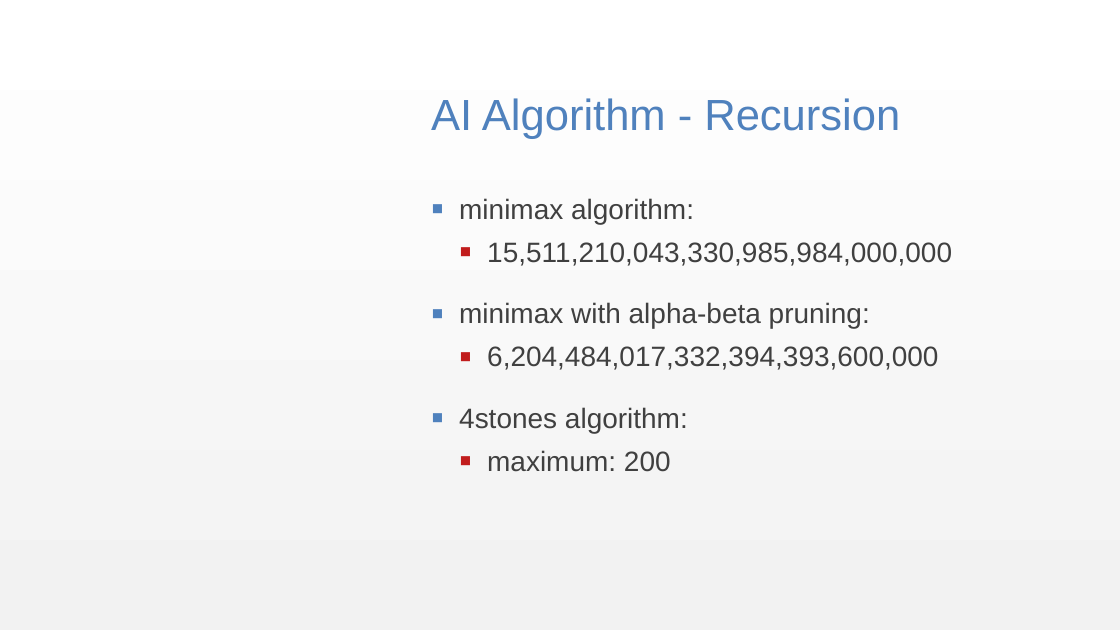
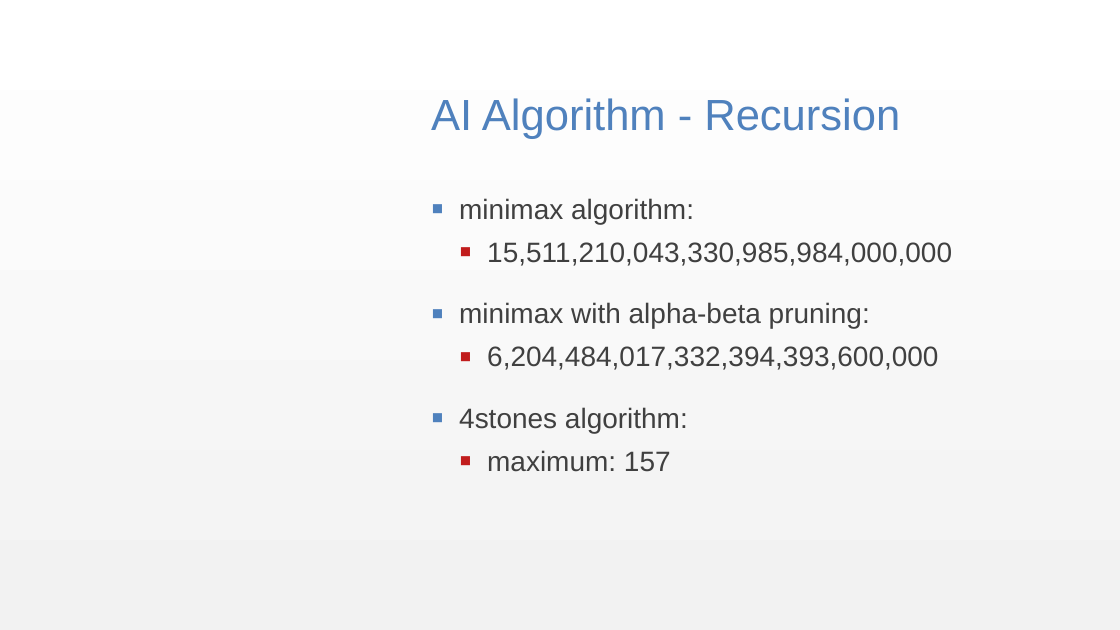
Before and after one commit to aarondancer/4Stones, a slide deck: slide 10 of Documents/4stones Presentation 2.pptx. Drawn at 1120x630 pixels with LibreOffice and Linux fonts; fonts in the diff are those of the drawing; background and template pictures are left out. Boxes give left, top, right and bottom in pixels: in the first picture for what was removed or moved away, otherwise in the second. Text is boxed around its words. In the diff, an @@ line names an element or a change of style, - is before the commit and + after.

```diff
--- a/Documents/4stones Presentation 2.pptx
+++ b/Documents/4stones Presentation 2.pptx
@@ text at <box>487,450,671,472</box>: text changed @@
-  ▪ maximum: 200
+  ▪ maximum: 157
```
Also in this commit, not shown: 1 other slide changed.
